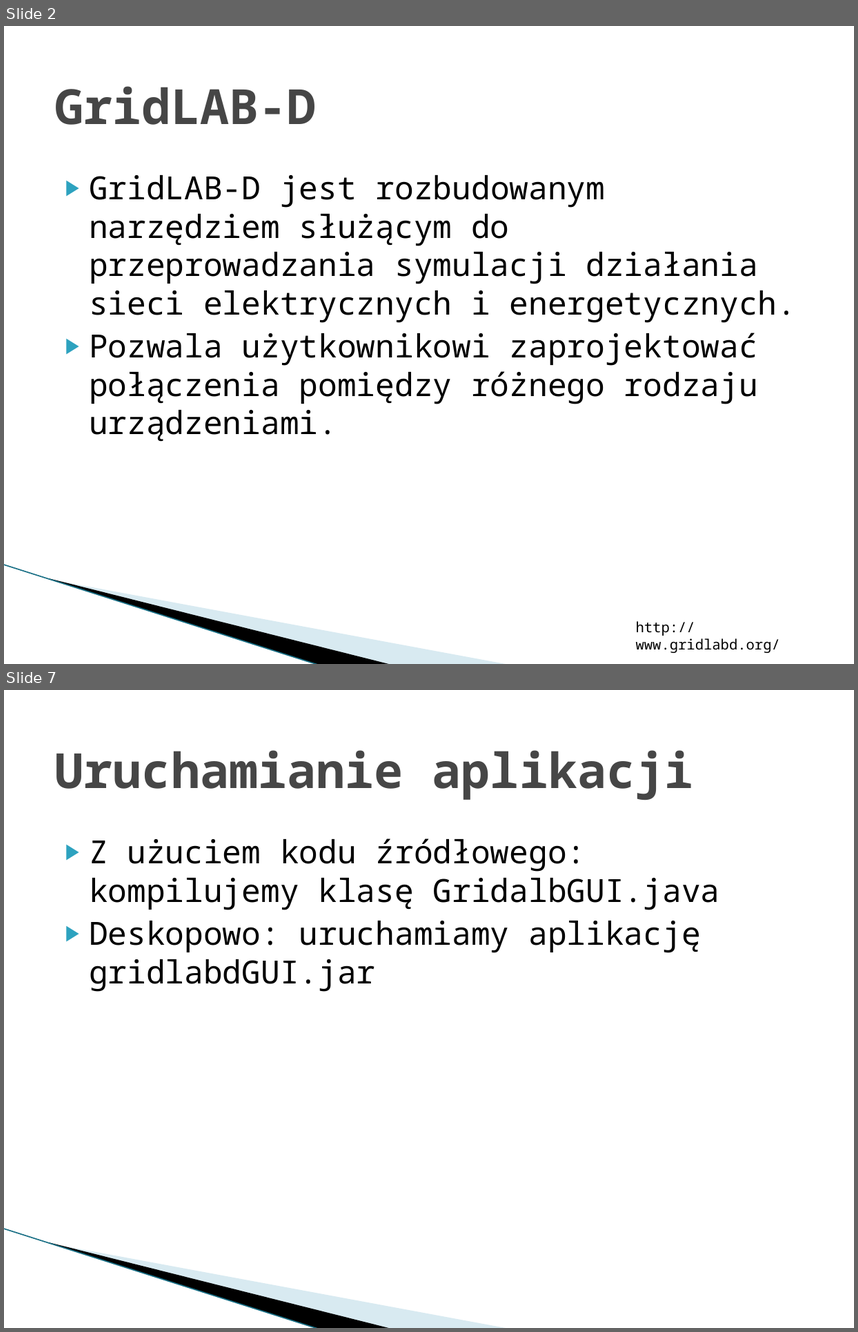
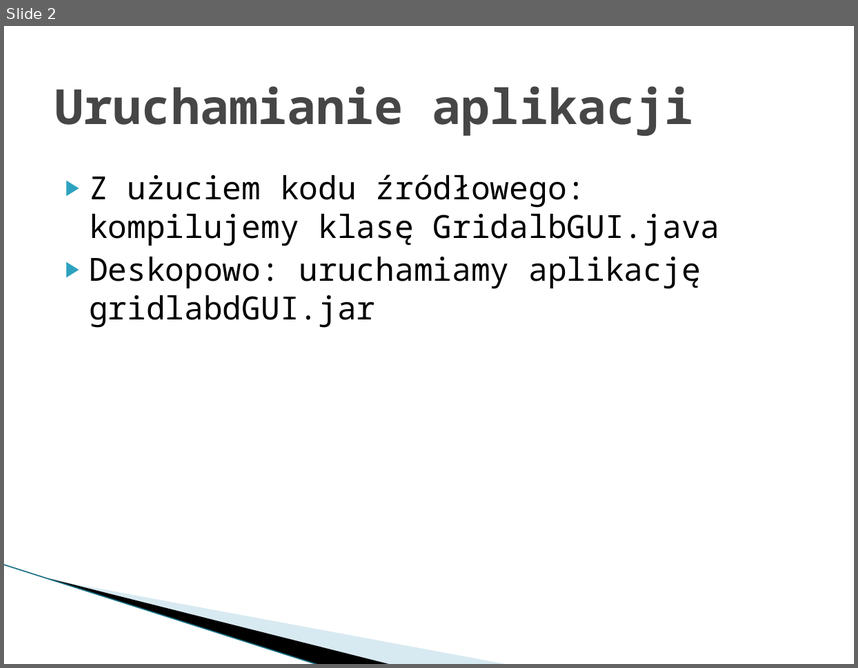
Before and after one commit to Dylek/SP_gridlab-D_GUI, a slide deck: prototyp 2.pptx. Shown one above the other, each under a label of ours: slides 2 and 7 before the commit, slide 2 after it; the slides between them are not shown. The pictures are 858x1332 and 858x668 pixels, drawn with LibreOffice and Linux fonts; fonts in the diff are those of the drawing; background and template pictures are left out. Boxes give left, top, right and bottom in pixels: in the first picture for what was removed or moved away, otherwise in the second. Text is boxed around its words. In the diff, an @@ line names an element or a change of style, - is before the commit and + after.

```diff
--- a/prototyp 2.pptx
+++ b/prototyp 2.pptx
@@ slide 2 removed at (4,26,854,664), background #FFFFFF; not listed: 3 template elements that a slide beside it also shows @@
@@ title removed at (55,86,317,125) @@
-GridLAB-D
@@ text removed at (89,175,797,441) @@
-▶ GridLAB-D jest rozbudowanym narzędziem służącym do przeprowadzania symulacji działania sieci elektrycznych i energetycznych.
-▶ Pozwala użytkownikowi zaprojektować połączenia pomiędzy różnego rodzaju urządzeniami.
@@ text removed at (636,621,780,653) @@
-http://www.gridlabd.org/
@@ what was slide 7 is now slide 2 @@
```
Also in this commit, not shown: 6 slides changed, 7 slides added, 11 other slides removed.
